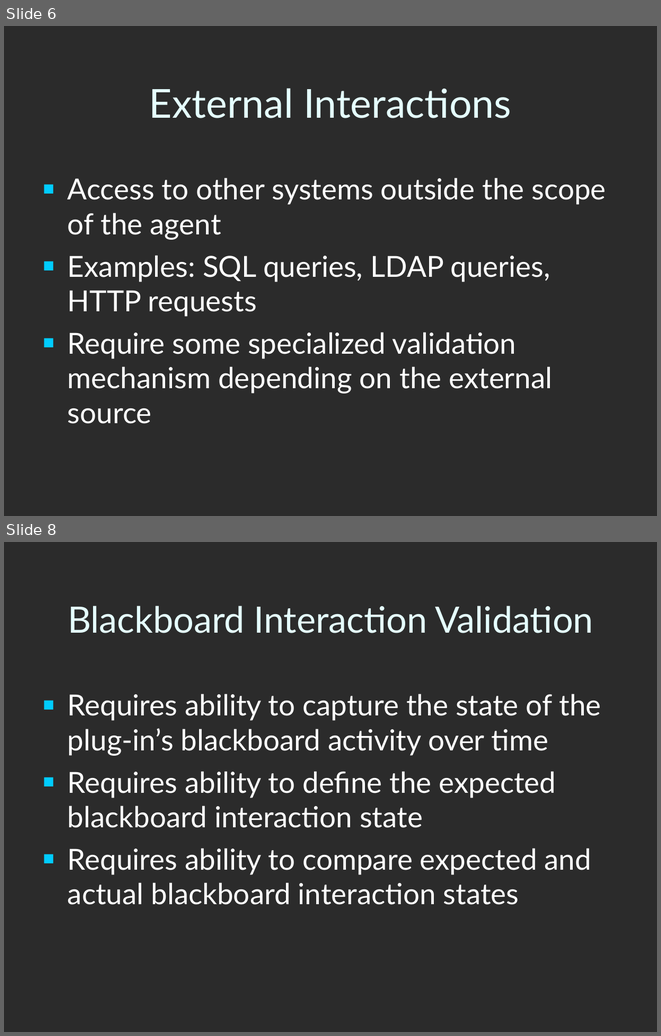
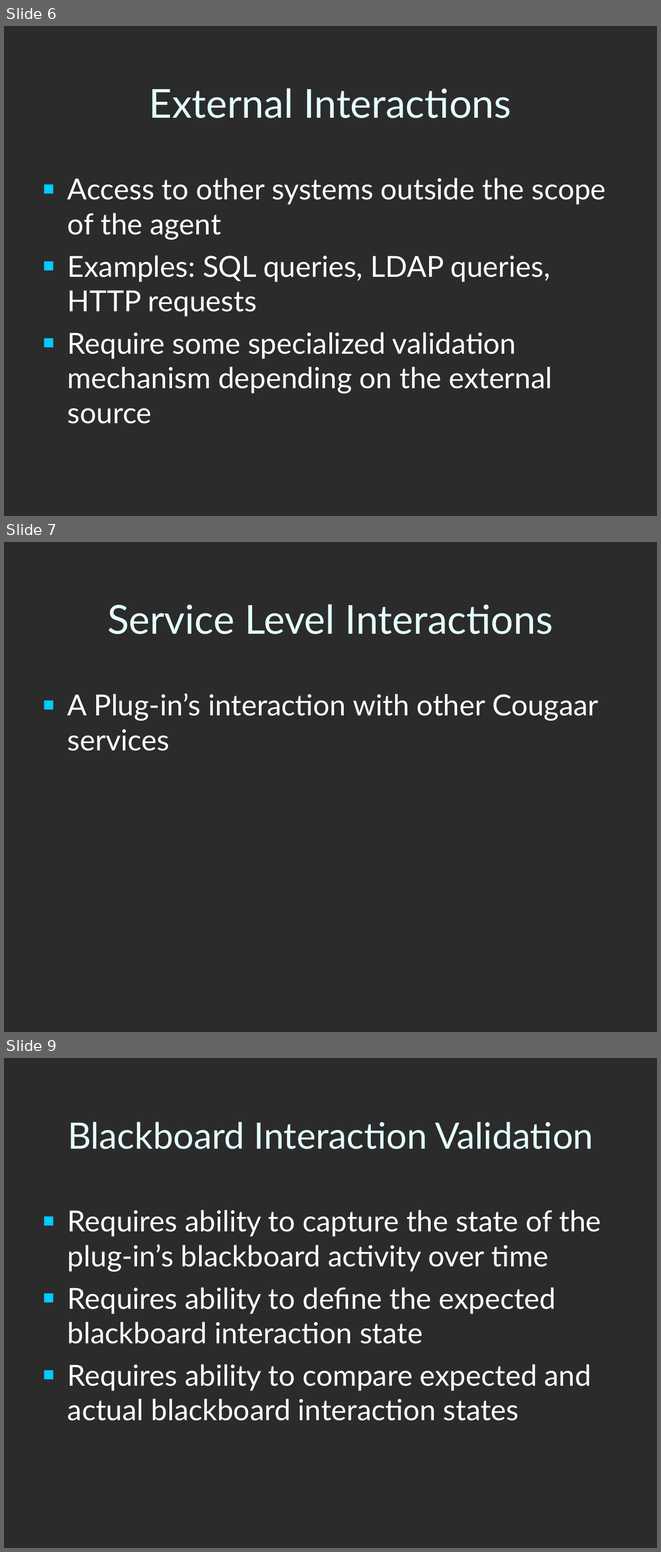
Before and after one commit to codeaudit/cougaar-cougaarunit, a slide deck: CougaarUnit/Cougaar Test Framework.ppt. Shown one above the other, each under a label of ours: slides 6 and 8 before the commit, slides 6, 7 and 9 after it; the slides between them are not shown. The pictures are 661x1036 and 661x1552 pixels, drawn with LibreOffice and Linux fonts; fonts in the diff are those of the drawing; background and template pictures are left out; a plain dark background stands for a picture behind light text. Boxes give left, top, right and bottom in pixels: in the first picture for what was removed or moved away, otherwise in the second. Text is boxed around its words. In the diff, an @@ line names an element or a change of style, - is before the commit and + after.

```diff
--- a/CougaarUnit/Cougaar Test Framework.ppt
+++ b/CougaarUnit/Cougaar Test Framework.ppt
@@ slide 7 added at (x1=4, y1=542, x2=657, y2=1032), background picture (left out) @@
@@ title added at (x1=107, y1=604, x2=553, y2=634), 44 pt, text #E5FFFF @@
+Service Level Interactions
@@ text added at (x1=68, y1=693, x2=598, y2=751), 32 pt, text #FFFFFF @@
+■ A Plug-in’s interaction with other Cougaar services
@@ what was slide 8 is now slide 9 @@
```
Also in this commit, not shown: 2 slides changed.
